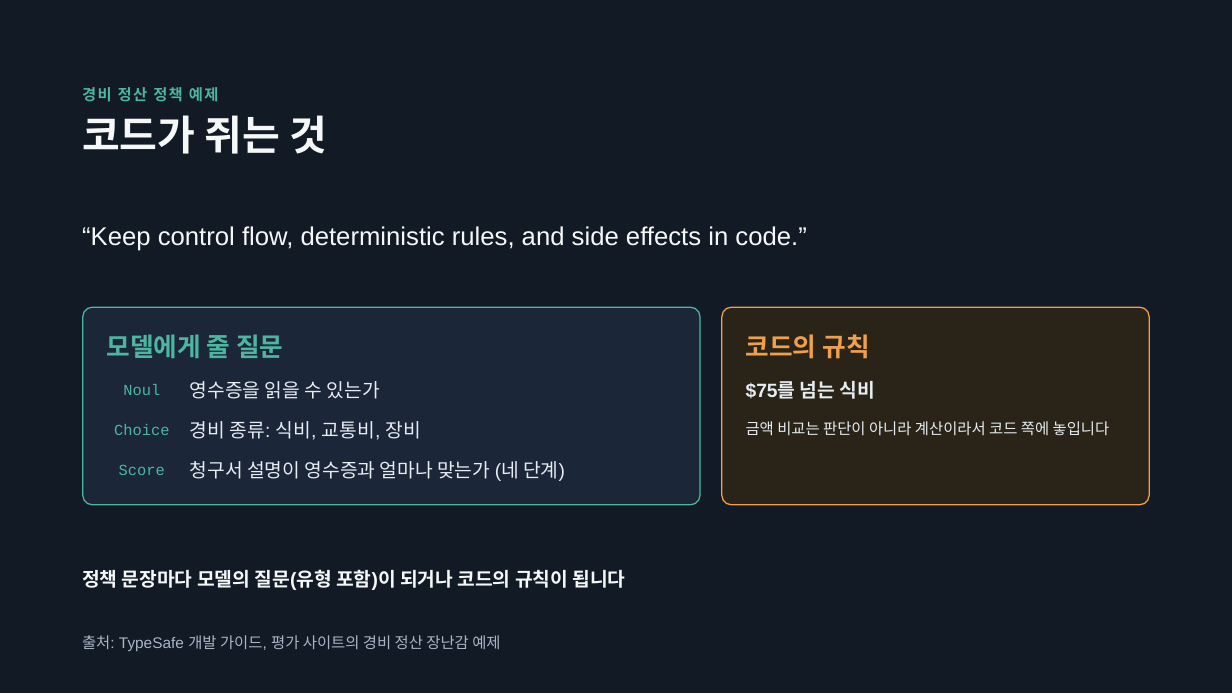
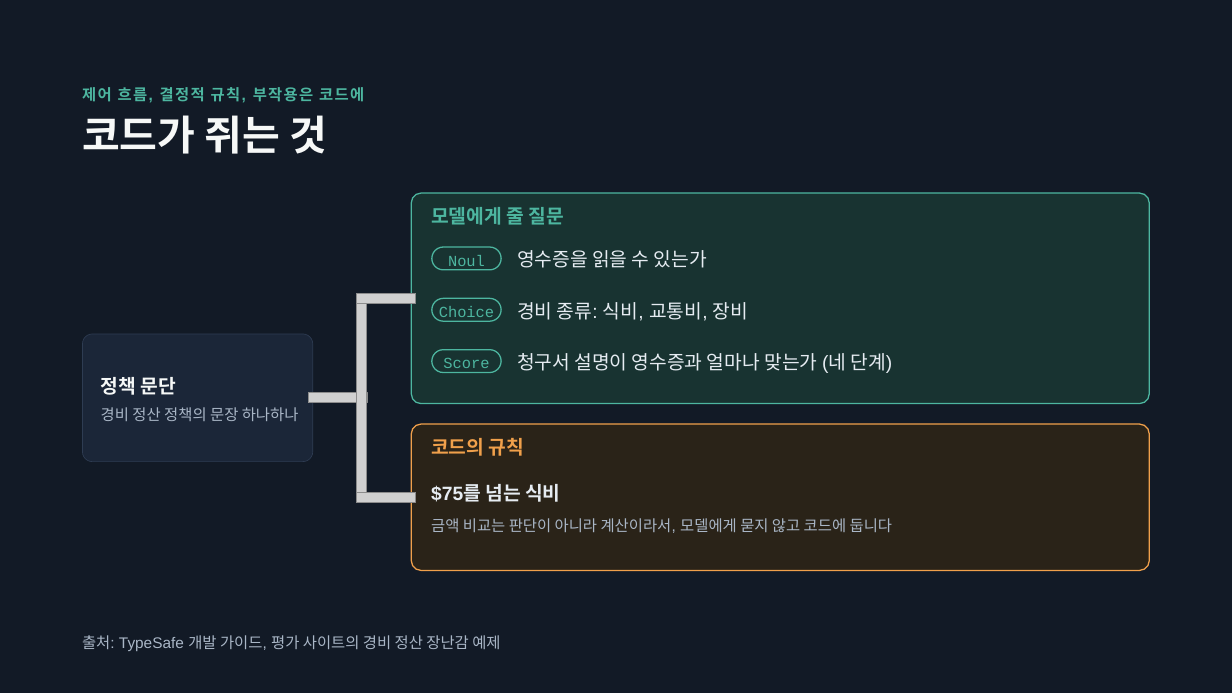
Before and after one commit to SeokRae/blog, a slide deck: slide 11 of presentations/jev-system-one-intro.pptx. Drawn at 1232x693 pixels with LibreOffice and Linux fonts; fonts in the diff are those of the drawing; grey boxes stand for pictures. Boxes give left, top, right and bottom in pixels: in the first picture for what was removed or moved away, otherwise in the second. Text is boxed around its words. In the diff, an @@ line names an element or a change of style, - is before the commit and + after.

```diff
--- a/presentations/jev-system-one-intro.pptx
+++ b/presentations/jev-system-one-intro.pptx
@@ text at <box>82,87,364,103</box>: text changed @@
-경비 정산 정책 예제
+제어 흐름, 결정적 규칙, 부작용은 코드에
@@ rounded rectangle added at <box>411,193,1150,404</box>, fill #183331, outline #4DB6A0 1 pt @@
@@ text "모델에게 줄 질문": place and size @@
-text "모델에게 줄 질문" at <box>107,334,283,358</box>
+text "모델에게 줄 질문" at <box>431,207,563,225</box>
@@ text "모델에게 줄 질문" at <box>431,207,563,225</box>: size 20 to 15 pt; line spacing 24pt to 19.5pt @@
@@ text removed at <box>82,226,806,251</box> @@
-“Keep control flow, deterministic rules, and side effects in code.”
@@ freeform shape added at <box>432,247,501,270</box>, outline #4DB6A0 1 pt, 12 pt, text #4DB6A0 @@
+Noul
@@ text "영수증을 읽을 수 있는가": place and size @@
-text "영수증을 읽을 수 있는가" at <box>190,381,380,399</box>
+text "영수증을 읽을 수 있는가" at <box>517,250,707,268</box>
@@ picture added at <box>357,293,367,502</box> @@
@@ picture added at <box>357,293,416,303</box> @@
@@ freeform shape added at <box>432,299,501,322</box>, outline #4DB6A0 1 pt, 12 pt, text #4DB6A0 @@
+Choice
@@ text "경비 종류: 식비, 교통비, 장비": place and size @@
-text "경비 종류: 식비, 교통비, 장비" at <box>190,421,421,440</box>
+text "경비 종류: 식비, 교통비, 장비" at <box>517,302,748,321</box>
@@ rounded rectangle removed at <box>83,307,701,505</box> @@
@@ rounded rectangle added at <box>82,334,312,461</box>, fill #1B2638, outline #2E3C52 0.5 pt @@
@@ freeform shape added at <box>432,349,501,372</box>, outline #4DB6A0 1 pt, 12 pt, text #4DB6A0 @@
+Score
@@ text "청구서 설명이 영수증과 얼마나 맞는가 ...": place and size @@
-text "청구서 설명이 영수증과 얼마나 맞는가 ..." at <box>190,461,565,481</box>
+text "청구서 설명이 영수증과 얼마나 맞는가 ..." at <box>517,353,892,373</box>
@@ text added at <box>101,377,175,395</box>, 15 pt, text #F6F8F7, bold @@
+정책 문단
@@ text removed at <box>123,384,160,395</box> @@
-Noul
@@ text added at <box>101,407,299,421</box>, 12 pt, text #A9B6C6 @@
+경비 정산 정책의 문장 하나하나
@@ picture added at <box>308,393,367,403</box> @@
@@ text removed at <box>114,424,169,435</box> @@
-Choice
@@ rounded rectangle: place and size @@
-rounded rectangle at <box>722,307,1149,505</box>
+rounded rectangle at <box>411,424,1150,570</box>
@@ rounded rectangle at <box>411,424,1150,570</box>: proportions changed @@
@@ text "코드의 규칙" at <box>431,438,524,456</box>: size 20 to 15 pt; line spacing 24pt to 19.5pt @@
@@ text "코드의 규칙": place and size @@
-text "코드의 규칙" at <box>746,334,869,359</box>
+text "코드의 규칙" at <box>431,438,524,456</box>
@@ text removed at <box>119,465,165,475</box> @@
-Score
@@ text "$75를 넘는 식비": place and size @@
-text "$75를 넘는 식비" at <box>746,381,875,399</box>
+text "$75를 넘는 식비" at <box>431,484,560,502</box>
@@ picture added at <box>357,493,416,503</box> @@
@@ text at <box>431,518,892,533</box>: text changed; text colour #E6ECF2 to #A9B6C6 @@
-금액 비교는 판단이 아니라 계산이라서 코드 쪽에 놓입니다
+금액 비교는 판단이 아니라 계산이라서, 모델에게 묻지 않고 코드에 둡니다
@@ text removed at <box>82,569,625,590</box> @@
-정책 문장마다 모델의 질문(유형 포함)이 되거나 코드의 규칙이 됩니다
```
Also in this commit, not shown: 7 other slides changed, 2 slides added, 1 slide removed.
